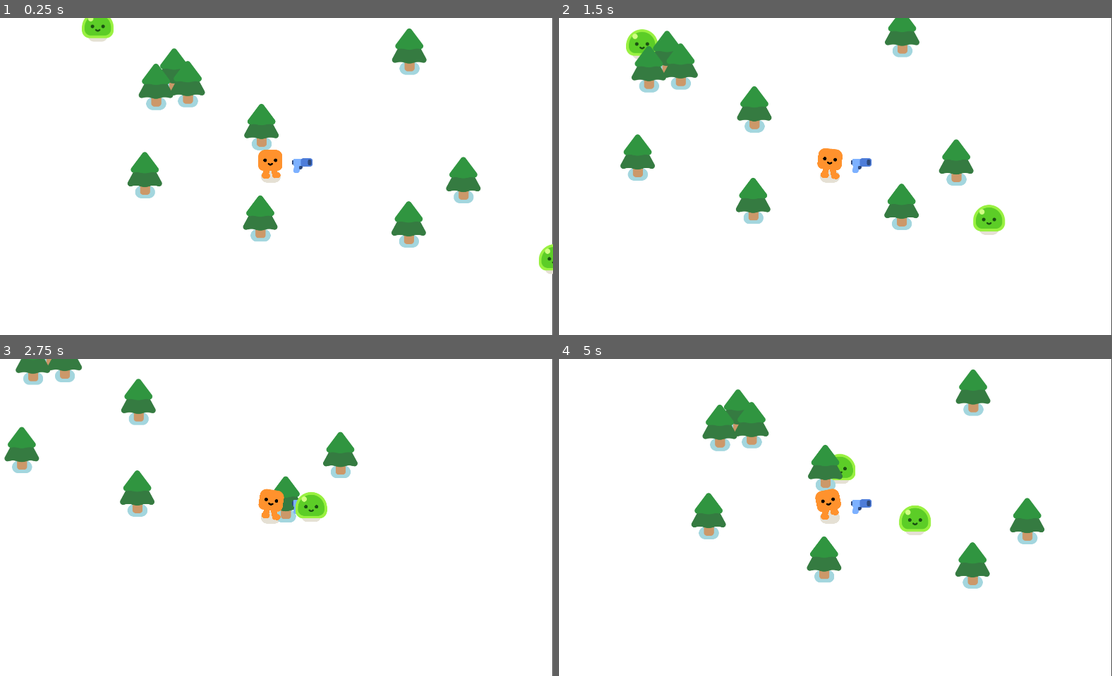
Above: before the commit, frames 1-4 (two rows, left to right).
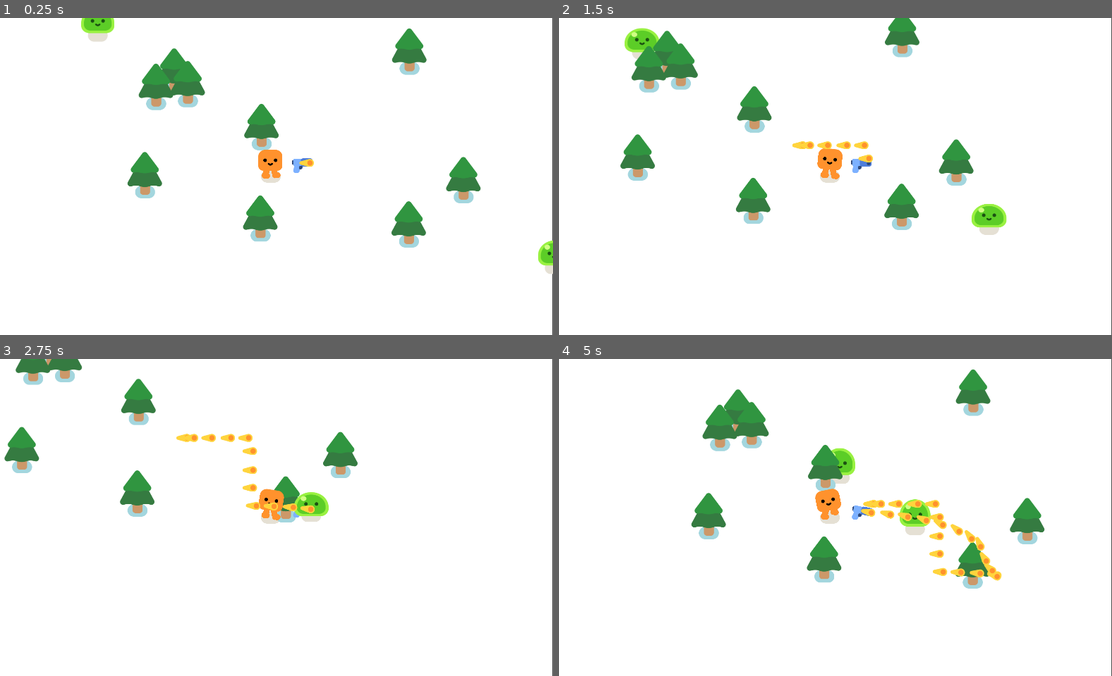
Above: after the commit, the same moments.

Repository: RohitTru/topDownShooterGodot
Game: Godot game, scene res://topDownShooter.tscn
Two runs of this game, one before a commit and one after it. Both use one fixed random seed, a clock stepped at 60 frames per second and the inputs below.
Inputs:
- Up to frame 1 (0.25 s): no input
- Up to frame 2 (1.5 s): hold D (move_right) 0.53-1.28 s; hold S (move_down) from 1.28 s (still down)
- Up to frame 3 (2.75 s): release S (move_down) at 2.03 s; hold D (move_right) from 2.03 s (still down)
- Up to frame 4 (5 s): release D (move_right) at 2.78 s; hold W (move_up) 2.78-3.53 s; hold A (move_left) from 3.53 s (still down)

The runs differ from the first frame. In frame 1, 0.4% of the frame differs, in the area x 14-100%, y 0-80%; in frame 2, 0.8%; in frame 3, 0.7%; in frame 4, 1.7%, in the area x 49-81%, y 28-70%.
Error before the commit: Parse Error: Expected end of statement after variable declaration, found "Identifier" instead. (res://gun.gd:11)

Commit message:
mobs now die and perish in smoke

Diff:
--- a/gun.gd
+++ b/gun.gd
@@ -8,7 +8,7 @@
 
 func shoot():
 	const BULLET = preload("res://bullet.tscn")
-	var new_bullet = BULLET.instantiate()ww
+	var new_bullet = BULLET.instantiate()
 	new_bullet.global_position = %ShootingPoint.global_position
 	new_bullet.global_rotation = %ShootingPoint.global_rotation
 	%ShootingPoint.add_child(new_bullet)
--- a/mob.gd
+++ b/mob.gd
@@ -1,8 +1,11 @@
 extends CharacterBody2D
 
-var health = 4
+var health = 16
 
 @onready var player = get_node("/root/Game/Player")
+
+func _ready():
+	%Slime.play_walk()
 
 func _physics_process(delta):
 	var direction = global_position.direction_to(player.global_position)
@@ -11,5 +14,11 @@
 
 func take_damage():
 	health -= 1
+	%Slime.play_hurt()
 	if health == 0:
 		queue_free()
+
+		const SMOKE_SCENE = preload("res://smoke_explosion/smoke_explosion.tscn")
+		var smoke = SMOKE_SCENE.instantiate()
+		get_parent().add_child(smoke)
+		smoke.global_position = global_position
--- a/mob.tscn
+++ b/mob.tscn
@@ -11,6 +11,7 @@
 script = ExtResource("1_nx8la")
 
 [node name="Slime" parent="." instance=ExtResource("1_n6p4s")]
+unique_name_in_owner = true
 position = Vector2(-3, -9)
 
 [node name="CollisionShape2D" type="CollisionShape2D" parent="."]
